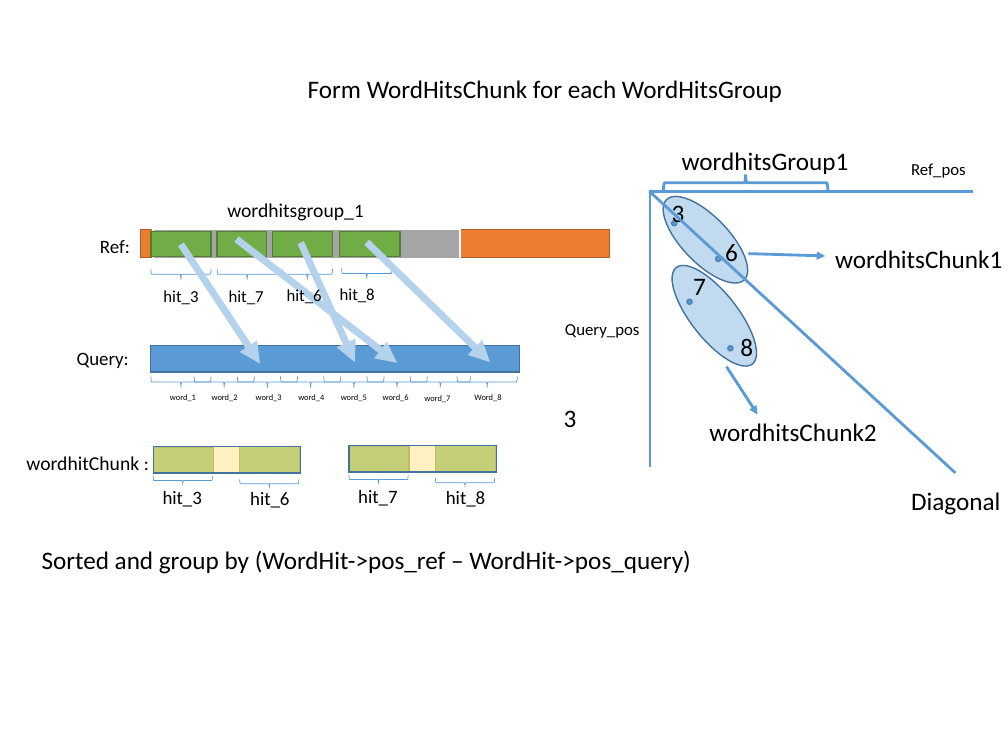
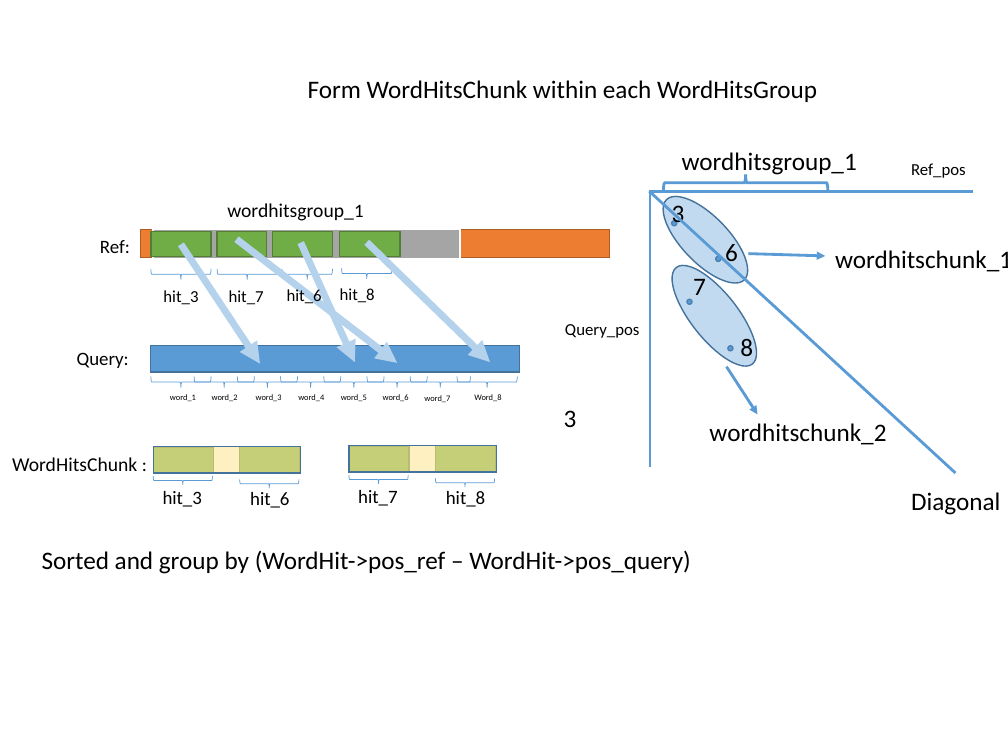
Before and after one commit to ganyfml/olegosa2, a slide deck: slide 5 of doc/Olego_SA.pptx. Drawn at 1008x756 pixels with LibreOffice and Linux fonts; fonts in the diff are those of the drawing. Boxes give left, top, right and bottom in pixels: in the first picture for what was removed or moved away, otherwise in the second. Text is boxed around its words. In the diff, an @@ line names an element or a change of style, - is before the commit and + after.

```diff
--- a/doc/Olego_SA.pptx
+++ b/doc/Olego_SA.pptx
@@ text at box(308, 80, 817, 102): text changed @@
-Form WordHitsChunk for each WordHitsGroup
+Form WordHitsChunk within each WordHitsGroup
@@ text at box(682, 152, 857, 176): text changed @@
-wordhitsGroup1
+wordhitsgroup_1
@@ text at box(835, 250, 1008, 272): text changed @@
-wordhitsChunk1
+wordhitschunk_1
@@ text at box(709, 423, 886, 445): text changed @@
-wordhitsChunk2
+wordhitschunk_2
@@ text at box(12, 457, 137, 471): text changed @@
-wordhitChunk :
+WordHitsChunk :
```
Also in this commit, not shown: 7 other slides changed.
